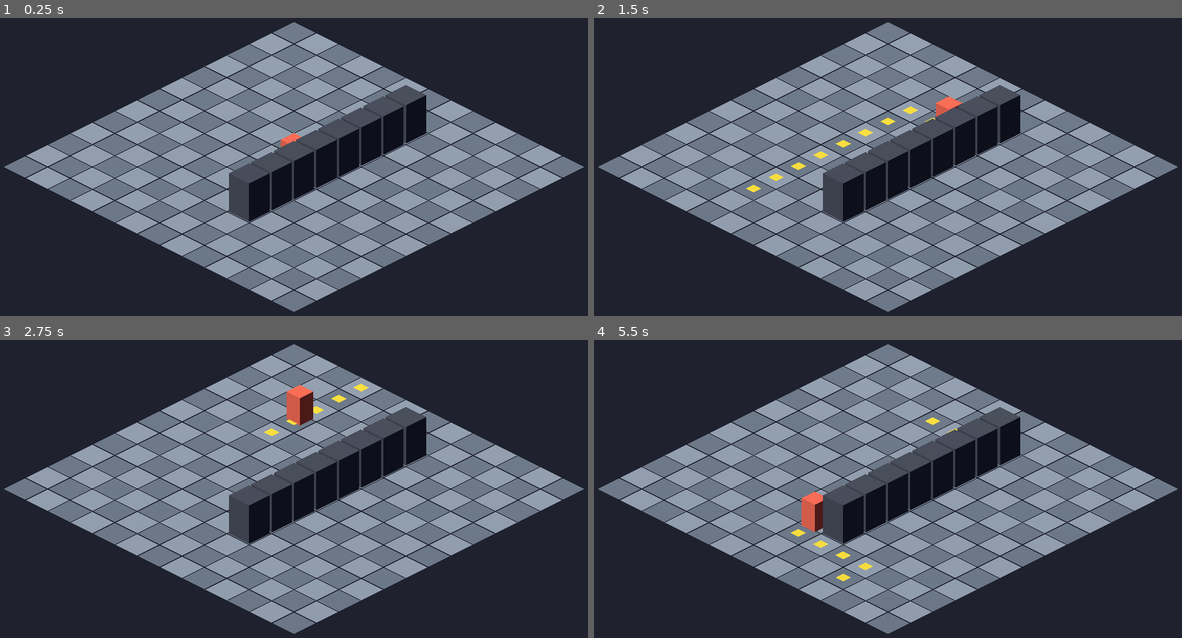
Above: before the commit, frames 1-4 (two rows, left to right).
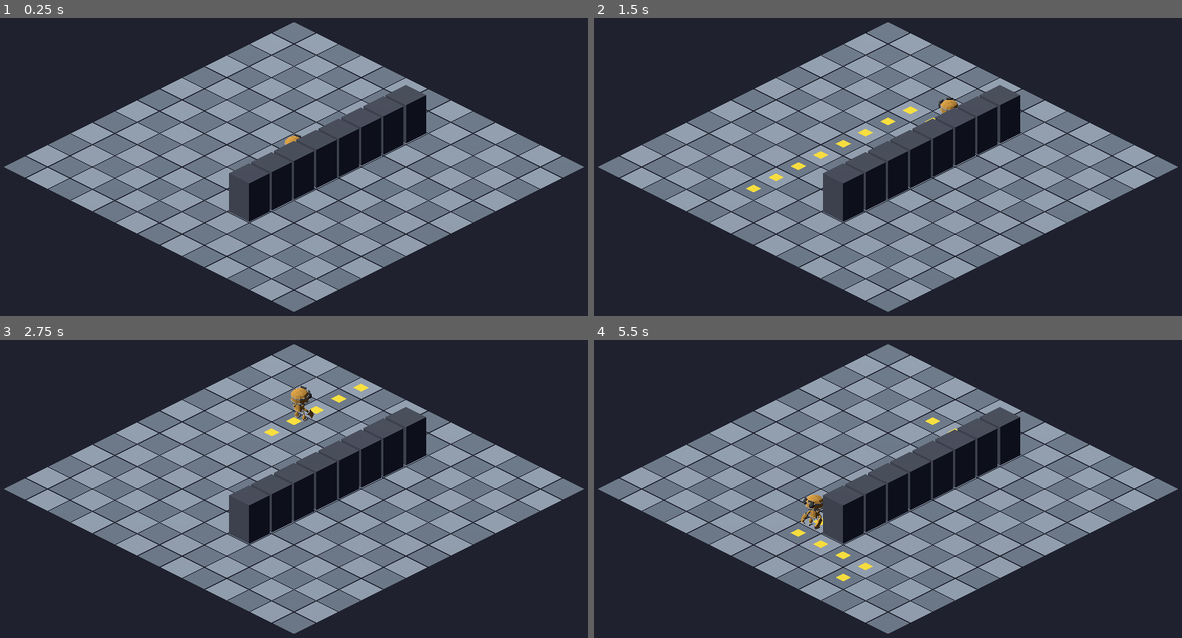
Above: after the commit, the same moments.

Repository: fazle1337-del/Tony-Umbrel
Game: Godot game, scene res://main.tscn
Two runs of this game, one before a commit and one after it. Both use one fixed random seed, a clock stepped at 60 frames per second and the inputs below.
Inputs (mouse positions are in pixels of both pictures, inside the frame that each line leads up to):
- Up to frame 1 (0.25 s): no input
- Up to frame 2 (1.5 s): tap Enter at 0.5 s; move the mouse to (1017, 146) at 0.52 s; click (1017, 146) at 0.67 s; move the mouse to (770, 187) at 1.27 s; click (770, 187) at 1.42 s
- Up to frame 3 (2.75 s): move the mouse to (352, 390) at 2.02 s; click (352, 390) at 2.17 s
- Up to frame 4 (5.5 s): move the mouse to (858, 578) at 2.77 s; click (858, 578) at 2.92 s; move the mouse to (1064, 554) at 3.52 s; click (1064, 554) at 3.67 s; move the mouse to (711, 423) at 4.27 s; click (711, 423) at 4.42 s; move the mouse to (917, 489) at 5.02 s; click (917, 489) at 5.17 s

The runs differ from the first frame. In frame 1, less than 0.1% of the frame differs, in the area x 47-52%, y 38-44%; in frame 2, 0.2%; in frame 3, 0.5%, in the area x 48-54%, y 15-29%; in frame 4, 0.4%.

Commit message:
iso-game: real CC0 character + Blender/blender-mcp asset pipeline
Replace the primitive player rig with the CC0 RobotExpressive model
(assets/RobotExpressive.glb, Tomás Laulhé/Quaternius; credited in
assets/CREDITS.md). Loaded in _build_player, scaled to ~1 cell, and turned to
face its movement direction via _face_toward.

Add the Blender 3D-asset pipeline for future custom models: register a
`blender` MCP server in .mcp.json (uvx blender-mcp) and document setup +
Hyper3D Rodin image-to-3D + the model-swap workflow in BLENDER_MCP.md.

Co-Authored-By: Claude Opus 4.8 <noreply@anthropic.com>

Diff:
--- a/gamedev/iso-game/main.gd
+++ b/gamedev/iso-game/main.gd
@@ -14,7 +14,9 @@
 
 const GRID_RADIUS := 6          # grid spans -RADIUS..RADIUS on both axes
 const MOVE_SPEED := 4.0         # world units / second
-const PLAYER_Y := 0.5           # half player height; sits the box on the ground
+const PLAYER_Y := 0.0           # player rig origin is at the feet, on the ground
+const PLAYER_MODEL := "res://assets/RobotExpressive.glb"  # CC0, see assets/CREDITS.md
+const PLAYER_SCALE := 0.24      # tuned so the model is ~1 cell tall
 const SEED := 12345             # fixed so runs are reproducible
 const SCREENSHOT_FRAMES := 20   # frames to settle before capturing
 const SCREENSHOT_PATH := "res://screenshots/latest.png"
@@ -53,6 +55,7 @@
 	if _path_index >= _path.size():
 		return
 	var target := _cell_to_player_pos(_path[_path_index])
+	_face_toward(target)
 	_player.position = _player.position.move_toward(target, MOVE_SPEED * delta)
 	if _player.position.distance_to(target) < 0.01:
 		_player_cell = _path[_path_index]
@@ -164,15 +167,26 @@
 		add_child(wall)
 
 
+## Loads the CC0 RobotExpressive character (see assets/CREDITS.md). The glb
+## faces +Z by default, so the model child is turned 180° to align with the
+## rig's local -Z "front" that _face_toward aims down the movement direction.
+## The rig (which we move/rotate) keeps its origin at the feet, on the ground.
 func _build_player() -> void:
-	var player := MeshInstance3D.new()
-	var body := BoxMesh.new()
-	body.size = Vector3(0.6, 1.0, 0.6)
-	player.mesh = body
-	player.material_override = _flat_material(Color(0.95, 0.4, 0.3))
-	_player = player
+	var rig := Node3D.new()
+	var model = load(PLAYER_MODEL).instantiate()
+	model.scale = Vector3.ONE * PLAYER_SCALE
+	model.rotation.y = PI
+	rig.add_child(model)
+	_player = rig
 	add_child(_player)
 	_set_player_cell(_player_cell)
+
+
+## Rotates the rig (about Y only) so its front faces the move target.
+func _face_toward(target: Vector3) -> void:
+	var flat := Vector3(target.x, _player.position.y, target.z)
+	if _player.position.distance_to(flat) > 0.001:
+		_player.look_at(flat, Vector3.UP)  # aims local -Z at the target
 
 
 # --- path visualisation ------------------------------------------------------
Binary file added: gamedev/iso-game/assets/RobotExpressive.glb
Not shown, added: gamedev/iso-game/assets/RobotExpressive.glb.import
Not shown, added: gamedev/iso-game/scripts/grid_world.gd.uid
Not shown, added: gamedev/iso-game/tests/test_pathfinding.gd.uid
Not shown, changed: gamedev/.mcp.json
Not shown, added: gamedev/BLENDER_MCP.md
Not shown, changed: gamedev/CLAUDE.md
Not shown, changed: gamedev/iso-game/CLAUDE.md
Not shown, added: gamedev/iso-game/assets/CREDITS.md
